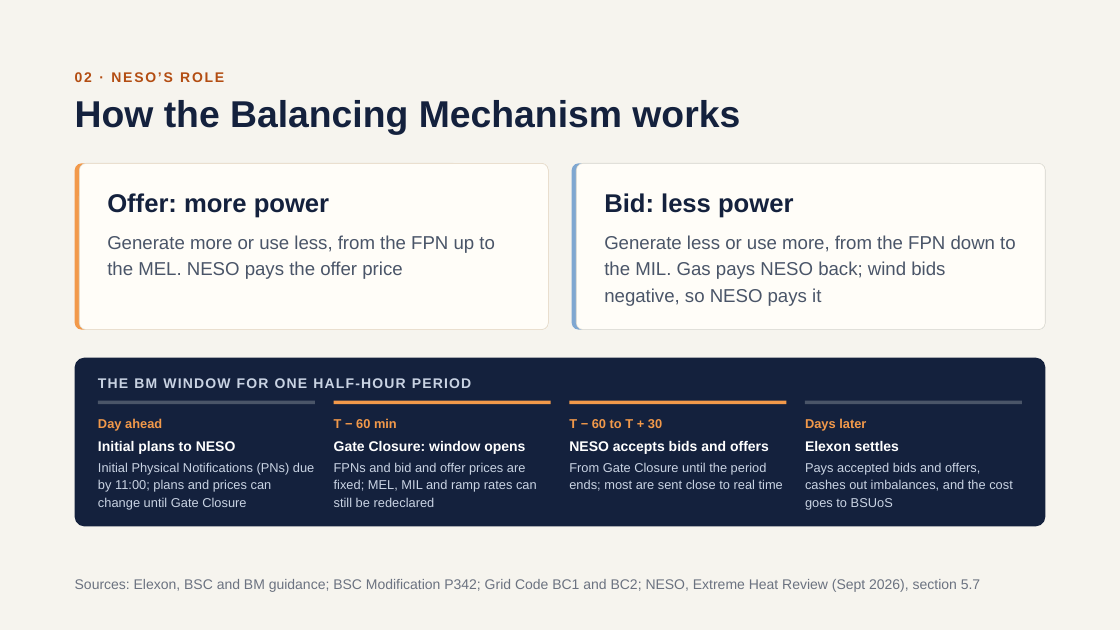
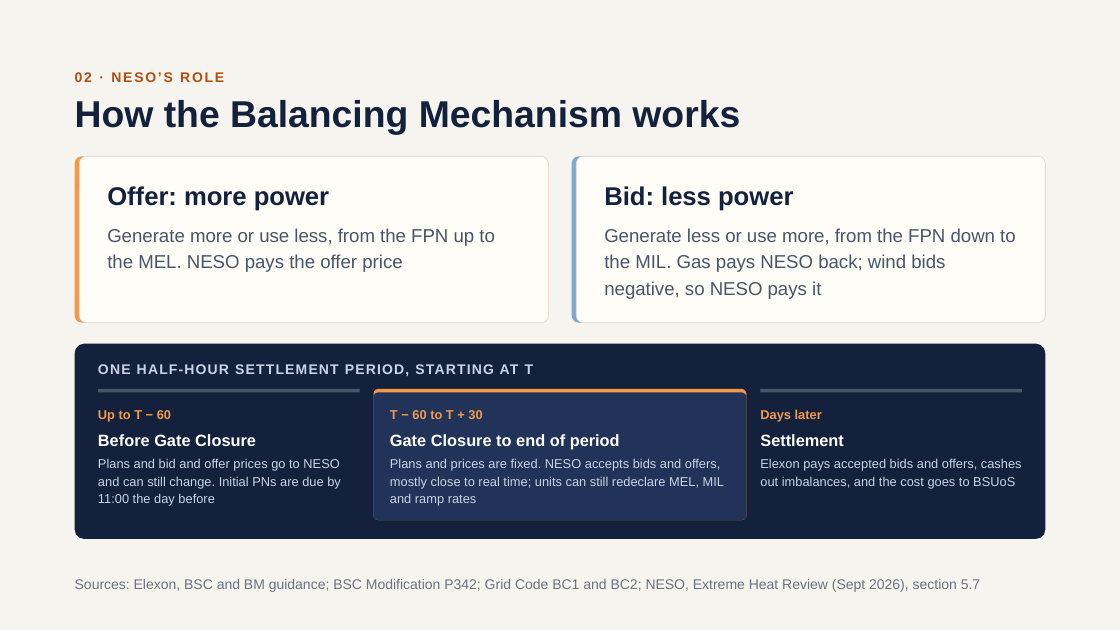
Before and after one commit to literallymatt/balancing, a slide deck: slide 6 of deck/balancing-the-grid.pptx. Drawn at 1120x630 pixels with LibreOffice and Linux fonts; fonts in the diff are those of the drawing. Boxes give left, top, right and bottom in pixels: in the first picture for what was removed or moved away, otherwise in the second. Text is boxed around its words. In the diff, an @@ line names an element or a change of style, - is before the commit and + after.

```diff
--- a/deck/balancing-the-grid.pptx
+++ b/deck/balancing-the-grid.pptx
@@ 4 rounded rectangles, 2 texts: place and size @@
-4 rounded rectangles, 2 texts at box(75, 163, 1046, 329)
+4 rounded rectangles, 2 texts at box(75, 156, 1046, 323)
@@ text "Generate more or use less, ...": place and size @@
-text "Generate more or use less, ..." at box(107, 235, 495, 279)
+text "Generate more or use less, ..." at box(107, 228, 495, 272)
@@ text "Generate less or use more, ...": place and size @@
-text "Generate less or use more, ..." at box(604, 235, 1016, 306)
+text "Generate less or use more, ..." at box(604, 228, 1016, 299)
@@ rounded rectangle: place and size @@
-rounded rectangle at box(75, 358, 1046, 527)
+rounded rectangle at box(75, 344, 1046, 539)
@@ rounded rectangle at box(75, 344, 1046, 539): proportions changed @@
@@ rectangle: place and size @@
-rectangle at box(98, 401, 315, 404)
+rectangle at box(98, 389, 360, 392)
@@ text at box(98, 364, 534, 376): text changed @@
-THE BM WINDOW FOR ONE HALF-HOUR PERIOD
+ONE HALF-HOUR SETTLEMENT PERIOD, STARTING AT T
@@ rounded rectangle added at box(374, 389, 747, 520), fill #F2994A @@
@@ rectangle: place and size @@
-rectangle at box(805, 401, 1022, 404)
+rectangle at box(760, 389, 1022, 392)
@@ text at box(98, 410, 171, 422): text changed @@
-T − 60 min
+Up to T − 60
@@ text removed at box(98, 418, 162, 431) @@
-Day ahead
@@ rectangle removed at box(334, 401, 550, 404) @@
@@ rounded rectangle added at box(374, 392, 747, 520), fill #22335A @@
@@ text "T − 60 to T ...": place and size @@
-text "T − 60 to T ..." at box(569, 419, 662, 428)
+text "T − 60 to T ..." at box(390, 410, 482, 419)
@@ rectangle removed at box(570, 401, 786, 404) @@
@@ text "Days later": place and size @@
-text "Days later" at box(805, 418, 866, 431)
+text "Days later" at box(760, 409, 822, 422)
@@ text at box(98, 434, 256, 446): text changed; size 12 to 14 pt @@
-Gate Closure: window opens
+Before Gate Closure
@@ text removed at box(98, 441, 236, 454) @@
-Initial plans to NESO
@@ text added at box(390, 434, 620, 450), 14 pt, text #FFFFFF, bold @@
+Gate Closure to end of period
@@ text removed at box(569, 441, 769, 454) @@
-NESO accepts bids and offers
@@ text added at box(760, 434, 844, 446), 14 pt, text #FFFFFF, bold @@
+Settlement
@@ text removed at box(805, 441, 899, 451) @@
-Elexon settles
@@ text at box(98, 458, 341, 506): text changed @@
-Initial Physical Notifications (PNs) due by 11:00; plans and prices can change until Gate Closure
+Plans and bid and offer prices go to NESO and can still change. Initial PNs are due by 11:00 the day before
@@ text at box(390, 458, 724, 506): text changed @@
-FPNs and bid and offer prices are fixed; MEL, MIL and ramp rates can still be redeclared
+Plans and prices are fixed. NESO accepts bids and offers, mostly close to real time; units can still redeclare MEL, MIL and ramp rates
@@ text removed at box(569, 462, 783, 491) @@
-From Gate Closure until the period ends; most are sent close to real time
@@ text at box(760, 458, 1022, 489): text changed @@
-Pays accepted bids and offers, cashes out imbalances, and the cost goes to BSUoS
+Elexon pays accepted bids and offers, cashes out imbalances, and the cost goes to BSUoS
```
Also in this commit, not shown: 4 other files.
